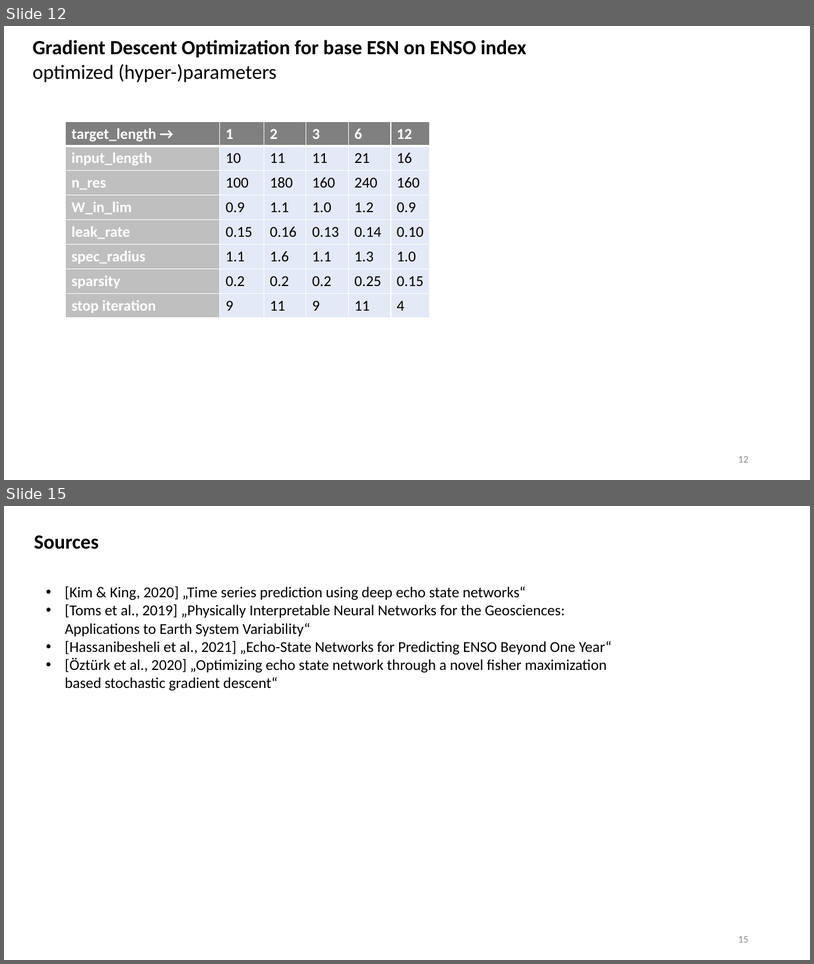
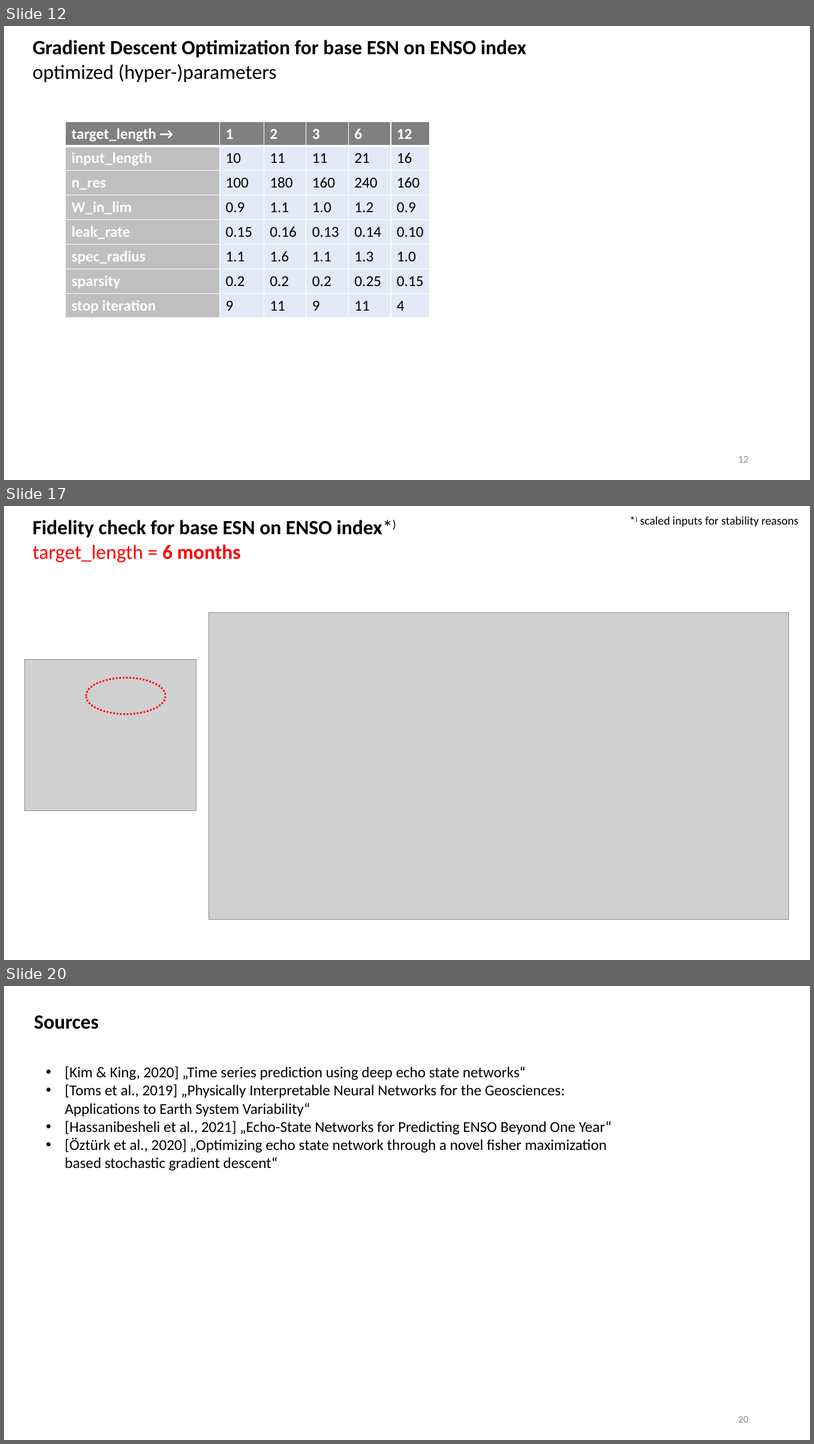
Before and after one commit to MarcoLandtHayen/EchoStateNetworks, a slide deck: ESN_exp06_ENSO.pptx. Shown one above the other, each under a label of ours: slides 12 and 15 before the commit, slides 12, 17 and 20 after it; the slides between them are not shown. The pictures are 814x964 and 814x1444 pixels, drawn with LibreOffice and Linux fonts; fonts in the diff are those of the drawing; grey boxes stand for pictures. Boxes give left, top, right and bottom in pixels: in the first picture for what was removed or moved away, otherwise in the second. Text is boxed around its words. In the diff, an @@ line names an element or a change of style, - is before the commit and + after.

Commit message:
finished ESN_esp06_ENSO

```diff
--- a/ESN_exp06_ENSO.pptx
+++ b/ESN_exp06_ENSO.pptx
@@ slide 17 added at [4, 506, 810, 960], background #FFFFFF @@
@@ text added at [33, 520, 393, 562], 24 pt, text #000000, bold @@
+Fidelity check for base ESN on ENSO index*)
+target_length = 6 months
@@ text added at [641, 516, 799, 526], 14 pt, text #000000 @@
+*) scaled inputs for stability reasons
@@ picture added at [209, 612, 789, 919] @@
@@ picture added at [24, 660, 197, 811] @@
@@ ellipse added at [86, 678, 166, 714], outline #FF0000 2 pt dashed @@
@@ what was slide 15 is now slide 20 @@
@@ page number at [738, 1416, 749, 1422]: text changed @@
-15
+20
```
Also in this commit, not shown: 2 slides changed, 4 other slides added, 1 other file.
